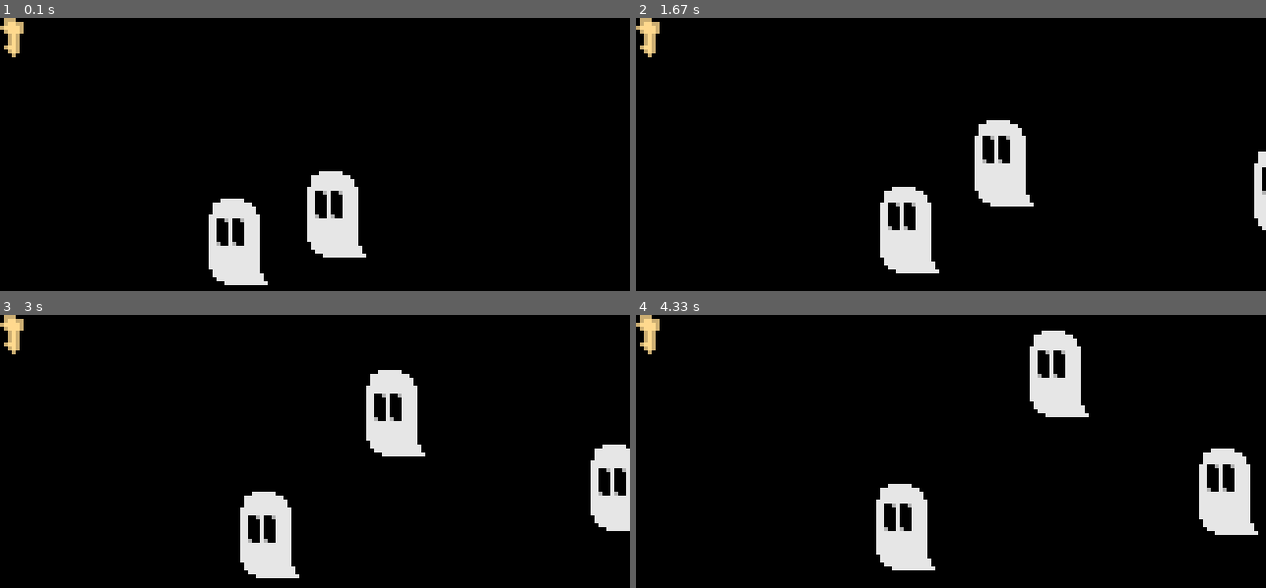
Above: before the commit, frames 1-4 (two rows, left to right).
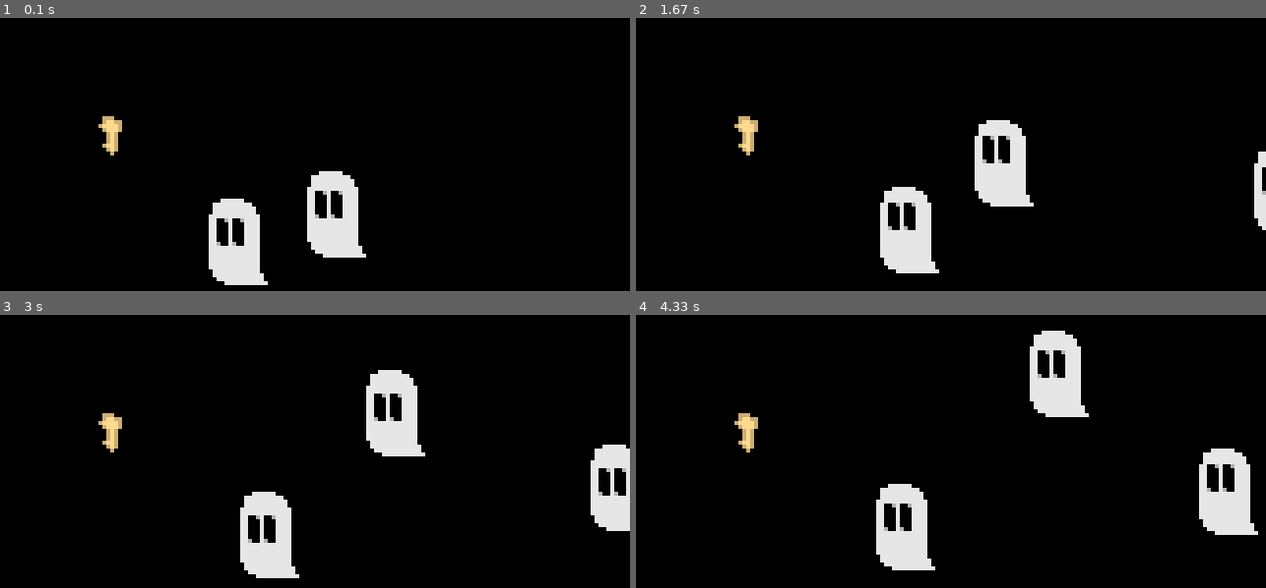
Above: after the commit, the same moments.

Repository: jkarstin/jadacore-pygame
Game: pygame game, started from src/main.py
Two runs of this game, one before a commit and one after it. Both use one fixed random seed, a clock stepped at 60 frames per second and the inputs below.
Inputs:
- Up to frame 1 (0.1 s): no input
- Up to frame 2 (1.67 s): hold E 0.33-0.8 s; hold D 0.33-0.8 s; hold D 0.83-1.3 s; hold W 1.33-1.63 s
- Up to frame 3 (3 s): hold D 1.67-2.13 s; hold A 2.17-2.7 s; hold S from 2.73 s (still down)
- Up to frame 4 (4.33 s): release S at 3.03 s; hold A 3.07-3.47 s; hold W 3.5-3.87 s; hold D from 3.9 s (still down)

The runs differ from the first frame. In frame 1, 0.6% of the frame differs, in the area x 0-20%, y 0-51%; in frame 2, 0.6%; in frame 3, 0.6%; in frame 4, 0.6%.

Commit message:
Created KeyInput to centralize all keyboard inputs into a Component; Adjusted KeyDriver and Interactor to utilize KeyInput Component

Diff:
--- a/jadacore/being/__init__.py
+++ b/jadacore/being/__init__.py
@@ -1,5 +1,5 @@
 from ._being   import Being, Component
-from ._item    import ItemBeing
 from ._doing   import Doing
 from ._going   import Going
 from ._seeking import Seeking
+from ._item    import ItemBeing
--- a/jadacore/being/_item.py
+++ b/jadacore/being/_item.py
@@ -3,7 +3,7 @@
 #===============================#
 #                               #
 #-------------------------------#
-# J Karstin Neill    05.17.2022 #
+# J Karstin Neill    05.18.2022 #
 #################################
 
 
@@ -12,9 +12,9 @@
 from pathlib import Path
 
 from jadacore.comp import Item
-from . import Being
+from . import Doing
 
-class ItemBeing(Being):
+class ItemBeing(Doing):
 
     ### FIELDS ###
 
@@ -24,12 +24,13 @@
     ### CONSTRUCTOR ###
 
     def __init__(self,
+        sprite_sheet_path: Path,
         name: str,
         space: float=None,
         icon_path: Path=None,
         **kwargs
     ):
-        Being.__init__(self, **kwargs)
+        Doing.__init__(self, sprite_sheet_path, **kwargs)
 
         self.item = Item(name, space, icon_path)
         self.attach_component(self.item)
--- a/jadacore/comp/__init__.py
+++ b/jadacore/comp/__init__.py
@@ -1,5 +1,6 @@
 from ._anim     import Animator, Animation
 from ._motor    import Motor, StepMotor
+from ._input    import KeyInput
 from ._driver   import Driver, KeyDriver, Seeker
 from ._item     import Item, Inventory
 from ._interact import Interactor
--- a/jadacore/comp/_anim.py
+++ b/jadacore/comp/_anim.py
@@ -3,7 +3,7 @@
 #===============================#
 #                               #
 #-------------------------------#
-# J Karstin Neill    05.12.2022 #
+# J Karstin Neill    05.18.2022 #
 #################################
 
 
@@ -90,8 +90,8 @@
         self.animation_style = animation_style if animation_style else DEFAULT_ANIM_STYLE
 
         # generate frames list
-        n: int = int(sprite_sheet_dims.x) if sprite_sheet_dims.x > 1 else 1
-        m: int = int(sprite_sheet_dims.y) if sprite_sheet_dims.y > 1 else 1
+        n: int = int(self.sprite_sheet_dims.x) if self.sprite_sheet_dims.x > 1 else 1
+        m: int = int(self.sprite_sheet_dims.y) if self.sprite_sheet_dims.y > 1 else 1
 
         w, h = self.sprite_sheet.get_size()
 
--- a/jadacore/comp/_driver.py
+++ b/jadacore/comp/_driver.py
@@ -3,7 +3,7 @@
 #===============================#
 #                               #
 #-------------------------------#
-# J Karstin Neill    05.16.2022 #
+# J Karstin Neill    05.18.2022 #
 #################################
 
 
@@ -15,7 +15,7 @@
 from jadacore.being import Component
 from jadacore.meta import PIXEL_SIZE, PIXEL_SIZE_SQUARED
 
-from . import Motor
+from . import Motor, KeyInput
 
 
 ### CONSTANTS & FLAGS ###
@@ -52,21 +52,18 @@
         Component.__init__(self, name)
 
         self.motor = motor
+        self.move_speed = move_speed if move_speed else DEFAULT_MOVE_SPEED
+
+
+    ### COMPONENT METHODS ###
+
+    def on_attach(self) -> None:
         if not self.motor:
             self.motor = self.being.fetch_component('motor')
             if not self.motor:
                 self.motor = Motor('motor')
                 self.being.attach_component(self.motor)
 
-        self.move_speed = move_speed if move_speed else DEFAULT_MOVE_SPEED
-
-
-    ### COMPONENT METHODS ###
-
-    def on_attach(self) -> None:
-        if not self.motor:
-            self.motor = self.being.fetch_component('motor')
-
 
     def update(self, dt: float) -> None:
         super().update(dt)
@@ -89,6 +86,7 @@
 
     ### FIELDS ###
 
+    key_input: KeyInput   = None
     up_keys: list[int]    = None
     down_keys: list[int]  = None
     left_keys: list[int]  = None
@@ -101,6 +99,7 @@
     def __init__(self,
         name: str,
         motor: Motor=None,
+        key_input: KeyInput=None,
         move_speed: float=None,
         up_keys: list[int]=None,
         down_keys: list[int]=None,
@@ -109,6 +108,8 @@
     ) -> None:
         Driver.__init__(self, name, motor, move_speed)
 
+        self.key_input = key_input
+
         self.up_keys    = up_keys    if up_keys    else DEFAULT_KEYS['up_key']
         self.down_keys  = down_keys  if down_keys  else DEFAULT_KEYS['down_key']
         self.left_keys  = left_keys  if left_keys  else DEFAULT_KEYS['left_key']
@@ -123,18 +124,23 @@
     def on_attach(self) -> None:
         super().on_attach()
 
+        if not self.key_input:
+            self.key_input = self.being.fetch_component('key_input')
+            if not self.key_input:
+                self.key_input = KeyInput('key_input')
+                self.being.attach_component(self.key_input)
+
 
     def update(self, dt: float) -> None:
-        keys_pressed: list[bool] = pygame.key.get_pressed()
-
-
         def tickle_keys(keylist: list[int]) -> None:
             for key in keylist:
-                if keys_pressed[key]:
+                if self.key_input.check_key(key):
                     if key not in self.keys_held:
                         self.keys_held.append(key)
+                        self.key_input.pull_key(key)
                 elif key in self.keys_held:
                     self.keys_held.remove(key)
+                    self.key_input.pull_key(key)
 
         tickle_keys(self.up_keys)
         tickle_keys(self.down_keys)
--- /dev/null
+++ b/jadacore/comp/_input.py
@@ -0,0 +1,62 @@
+#################################
+# _input.py      [v0.0.1-alpha] #
+#===============================#
+#                               #
+#-------------------------------#
+# J Karstin Neill    05.18.2022 #
+#################################
+
+
+### IMPORTS ###
+
+import pygame
+
+from jadacore.being import Component
+
+
+### CLASS DEFINITIONS ###
+
+class KeyInput(Component):
+
+    ### FIELDS ###
+
+    key_pressed: list[bool] = None
+    key_pulled: list[bool]  = None
+
+
+    ### CONSTRUCTOR ###
+
+    def __init__(self,
+        name:str
+    ) -> None:
+        Component.__init__(self, name)
+
+        self.key_presses = []
+        self.key_pulled  = []
+
+
+    ### COMPONENT METHODS ###
+
+    def on_attach(self) -> None: super().on_attach()
+
+
+    def update(self, dt: float) -> None:
+        self.key_pressed = pygame.key.get_pressed()
+        self.key_pulled = [False] * len(self.key_pressed)
+
+
+    def on_detach(self) -> None: super().on_detach()
+
+
+    ### OPERATIONAL METHODS ###
+
+    def check_key(self, key: int) -> bool:
+        if self.key_pressed and key in range(len(self.key_pressed)):
+            return (self.key_pressed[key] and not self.key_pulled[key])
+
+        return False
+
+
+    def pull_key(self, key: int) -> None:
+        if self.key_pulled and key in range(len(self.key_pulled)):
+            self.key_pulled[key] = True
--- a/jadacore/comp/_interact.py
+++ b/jadacore/comp/_interact.py
@@ -3,7 +3,7 @@
 #================================#
 #                                #
 #--------------------------------#
-# J Karstin Neill     05.17.2022 #
+# J Karstin Neill     05.18.2022 #
 ##################################
 
 
@@ -18,12 +18,13 @@
 import jadacore.being
 from jadacore.being import Component
 from jadacore.meta import RESOURCES_PATH, PIXEL_SIZE
-from . import Inventory
+from . import Inventory, KeyInput
 
 
 ### CONSTANTS & FLAG ###
 
-DEFAULT_REACH: float = 10.0
+DEFAULT_REACH: float      = 10.0
+DEFAULT_INTERACT_KEY: int = pygame.K_e
 
 
 ### CLASS DEFINITIONS ###
@@ -33,11 +34,14 @@
     ### FIELDS ###
 
     interact_group: Group = None
+    icon_group: Group     = None
     reach: float          = None
     reach_sqrd: float     = None
-    reach_check: Rect     = None
-    cue_icon: Surface     = None
+    reach_check: Sprite   = None
+    cue_icon: Sprite      = None
     inventory: Inventory  = None
+    key_input: KeyInput   = None
+    interact_key: int     = None
 
 
     ### CONSTRUCTOR ###
@@ -45,30 +49,42 @@
     def __init__(self,
         name: str,
         interact_group: Group,
+        icon_group: Group,
         reach: float=None,
         cue_icon_path: Path=None,
-        inventory: Inventory=None
+        inventory: Inventory=None,
+        key_input: KeyInput=None,
+        interact_key: int=None
     ) -> None:
         Component.__init__(self, name)
 
+#        import pdb; pdb.set_trace()
+
         self.interact_group = interact_group
+        self.icon_group = icon_group
 
         self.reach = reach if reach else DEFAULT_REACH
         self.reach_sqrd = self.reach * self.reach
-        self.reach_check = Rect(
+        self.reach_check = Sprite()
+        self.reach_check.rect = Rect(
             (0.0, 0.0),
             (self.reach * 2, self.reach * 2)
         )
+        self.reach_check.radius = self.reach
 
         if cue_icon_path:
-            cue_icon_raw: Surface = pygame.image.load(RESOURCES_PATH/cue_icon_path)
-            if cue_icon_raw:
-                self.cue_icon = pygame.transform.scale(
-                    cue_icon_raw.convert_alpha(),
-                    (cue_icon_raw.get_width() * PIXEL_SIZE, cue_icon_raw.get_height() * PIXEL_SIZE)
+            self.cue_icon = Sprite()
+            cue_icon_image_raw: Surface = pygame.image.load(RESOURCES_PATH/cue_icon_path)
+            if cue_icon_image_raw:
+                self.cue_icon.image = pygame.transform.scale(
+                    cue_icon_image_raw.convert_alpha(),
+                    (cue_icon_image_raw.get_width() * PIXEL_SIZE, cue_icon_image_raw.get_height() * PIXEL_SIZE)
                 )
+                self.cue_icon.rect = self.cue_icon.image.get_rect()
 
         self.inventory = inventory
+        self.key_input = key_input
+        self.interact_key = interact_key if interact_key else DEFAULT_INTERACT_KEY
 
 
     ### COMPONENT METHODS ###
@@ -77,25 +93,29 @@
 
 
     def update(self, dt: float) -> None:
+        self.reach_check.rect.center = (self.being.pos.x, self.being.pos.y)
+        collided_sprites = pygame.sprite.spritecollide(
+            self.reach_check,
+            self.interact_group,
+            dokill=False,
+            collided=pygame.sprite.collide_circle
+        )
+
+        self.icon_group.empty()
+        if len(collided_sprites) > 0:
+            for item_being in collided_sprites:
+                self.cue_icon.rect.centerx = item_being.rect.centerx
+                self.cue_icon.rect.bottom = item_being.rect.top
+                self.icon_group.add(self.cue_icon)
+
         def interact_with(*item_beings: Optional['jadacore.being.ItemBeing']):
             for item_being in item_beings:
-                delta: Vector2 = item_being.pos - self.being.pos
-                if delta.length_squared() <= self.reach_sqrd:
-                    item_being.remove(item_being.groups())
-                    self.inventory.add_item(item_being.item)
-                    print(self.inventory.items)
+                item_being.remove(item_being.groups())
+                self.inventory.add_item(item_being.item)
 
-        self.reach_check.center = (self.being.pos.x, self.being.pos.y)
-
-        collide_indices: list[int] = self.reach_check.collidelistall(
-            [
-                item_sprite.rect
-                for item_sprite in self.interact_group.sprites()
-            ]
-        )
-        interact_items: list[Sprite] = [self.interact_group.sprites()[i] for i in collide_indices]
-
-        interact_with(*interact_items)
+        if self.key_input.check_key(self.interact_key):
+            self.key_input.pull_key(self.interact_key)
+            interact_with(*collided_sprites)
 
 
     def on_detach(self) -> None: super().on_detach()
--- a/jadacore/game/_world.py
+++ b/jadacore/game/_world.py
@@ -3,7 +3,7 @@
 #===============================#
 #                               #
 #-------------------------------#
-# J Karstin Neill    05.07.2022 #
+# J Karstin Neill    05.18.2022 #
 #################################
 
 
@@ -27,6 +27,7 @@
 
     world_group: Group    = None
     interact_group: Group = None
+    icon_group: Group     = None
     world_screen: Surface = None
 
 
@@ -35,6 +36,7 @@
     def __init__(self) -> None:
         self.world_group = Group()
         self.interact_group = Group()
+        self.icon_group = Group()
         self.world_screen = Surface(WINDOW_SIZE)
         self.setup()
 
@@ -47,11 +49,14 @@
 
     def update_world(self, dt: float) -> None:
         self.world_group.update(dt)
+        self.icon_group.update(dt)
 
 
     def draw(self, base_screen: Surface) -> None:
         self.world_group.clear(base_screen, self.world_screen)
+        self.icon_group.clear(base_screen, self.world_screen)
         self.world_group.draw(base_screen)
+        self.icon_group.draw(base_screen)
 
 
     ### UTILITY FUNCTIONS ###
@@ -60,4 +65,4 @@
         for being in beings:
             if isinstance(being, ItemBeing):
                 self.interact_group.add(being)
-        self.world_group.add(*beings)
+            self.world_group.add(*beings)
--- a/jadacore/player/_player.py
+++ b/jadacore/player/_player.py
@@ -3,7 +3,7 @@
 #===============================#
 #                               #
 #-------------------------------#
-# J Karstin Neill    05.17.2022 #
+# J Karstin Neill    05.18.2022 #
 #################################
 
 
@@ -14,7 +14,7 @@
 from pygame.sprite import Group
 
 from jadacore.being import Doing, ItemBeing
-from jadacore.comp import Driver, KeyDriver, Seeker, Item, Inventory, Interactor
+from jadacore.comp import KeyInput, Driver, KeyDriver, Seeker, Item, Inventory, Interactor
 
 
 ### CLASS DEFINITIONS ###
@@ -38,6 +38,7 @@
     ### FIELDS ###
 
     inventory: Inventory   = None
+    key_input: KeyInput    = None
     interactor: Interactor = None
     driver: Driver         = None
 
@@ -46,10 +47,12 @@
 
     def __init__(self,
         interact_group: Group,
+        icon_group: Group,
         sprite_sheet_path: Path,
         driver: Driver=None,
         reach: float=None,
         cue_icon_path: Path=None,
+        interact_key: int=None,
         **kwargs
     ) -> None:
         """
@@ -63,9 +66,13 @@
 
         Arguments:
         ----------
+        - interact_group: Group             - Group of ItemBeing instances which Interactor will interact with.
+        - icon_group: Group                 - Group to which icon images should be drawn for Interactor.
         - sprite_sheet_path: Path [::Doing] - Path to sprite sheet, which is set up in Doing superclass.
-        - interact_radius: float=None - Radius distance from Player pos within which interactions can occur.
-        - driver: Driver=None - Convenience argument for assigning a Driver upon creation. Almost always better to leave as None and assign within a subclass.
+        - driver: Driver=None               - Convenience argument for assigning a Driver upon creation. Almost always better to leave as None and assign within a subclass.
+        - reach: float=None                 - Radius distance from Player pos within which interactions can occur.
+        - cue_icon_path: Path=None          - Path to cue icon image which will appear near interactable ItemBeings.
+        - interact_key: int=None            - Integer keycode representing the key used in Interactor interactions.
         - **kwargs:
             - sprite_sheet_dims: Vector2=None [::Doing] -
             - frames_per_second: float=None   [::Doing] -
@@ -89,12 +96,18 @@
         self.inventory = Inventory('inventory')
         self.attach_component(self.inventory)
 
+        self.key_input = KeyInput('key_input')
+        self.attach_component(self.key_input)
+
         self.interactor = Interactor(
             'interactor',
             interact_group,
+            icon_group,
             reach,
             cue_icon_path,
-            self.inventory
+            self.inventory,
+            self.key_input,
+            interact_key
         )
         self.attach_component(self.interactor)
 
@@ -156,12 +169,14 @@
 
     def __init__(self,
         interact_group: Group,
+        icon_group: Group,
         sprite_sheet_path: Path,
         move_speed: float=None,
         **kwargs
     ) -> None:
         Player.__init__(self,
             interact_group,
+            icon_group,
             sprite_sheet_path,
             **kwargs
         )
@@ -194,12 +209,14 @@
 
     def __init__(self,
         interact_group: Group,
+        icon_group: Group,
         sprite_sheet_path: Path,
         move_speed: float=None,
         **kwargs
     ) -> None:
         Player.__init__(self,
             interact_group,
+            icon_group,
             sprite_sheet_path,
             **kwargs
         )
--- a/src/start_world.py
+++ b/src/start_world.py
@@ -3,7 +3,7 @@
 #==================================#
 #                                  #
 #----------------------------------#
-# J Karstin Neill       05.13.2022 #
+# J Karstin Neill       05.18.2022 #
 ####################################
 
 
@@ -33,11 +33,11 @@
     ### OPERATIONAL METHODS ###
 
     def setup(self):
-        self.key_item = ItemBeing('key_item', 0.0, icon_path='key.png', image_path='key.png')
+        self.key_item = ItemBeing('key.png', 'key_item', 0.0, icon_path='key.png', pos=Vector2(100, 100))
         self.ghost = Ghost(pos=Vector2(650, 125))
-        self.seek_player = SeekPlayer(self.interact_group, 'ghosti.ss.png', move_speed=10, sprite_sheet_dims=Vector2(2), pos=Vector2(300, 150))
+        self.seek_player = SeekPlayer(self.interact_group, self.icon_group, 'ghosti.ss.png', move_speed=10.0, cue_icon_path='cue_icon.png', sprite_sheet_dims=Vector2(2), pos=Vector2(300, 150))
         self.seek_player.set_lamp_post(Vector2(400, -10))
-        self.key_player = KeyPlayer(self.interact_group, 'ghosti.ss.png', sprite_sheet_dims=Vector2(2), pos=Vector2(200, 175))
+        self.key_player = KeyPlayer(self.interact_group, self.icon_group, 'ghosti.ss.png', cue_icon_path='cue_icon.png', sprite_sheet_dims=Vector2(2), pos=Vector2(200, 175))
 
         self.add(self.key_item, self.ghost, self.seek_player, self.key_player)
 
Binary file added: resources/cue_icon.png
